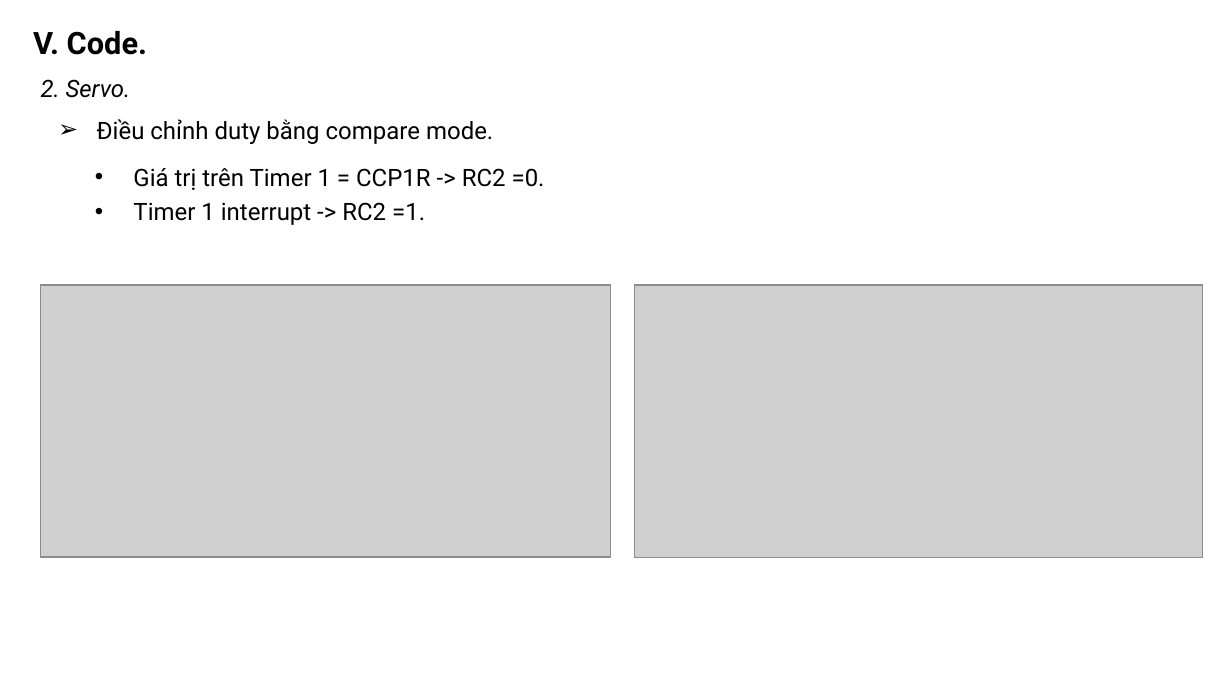
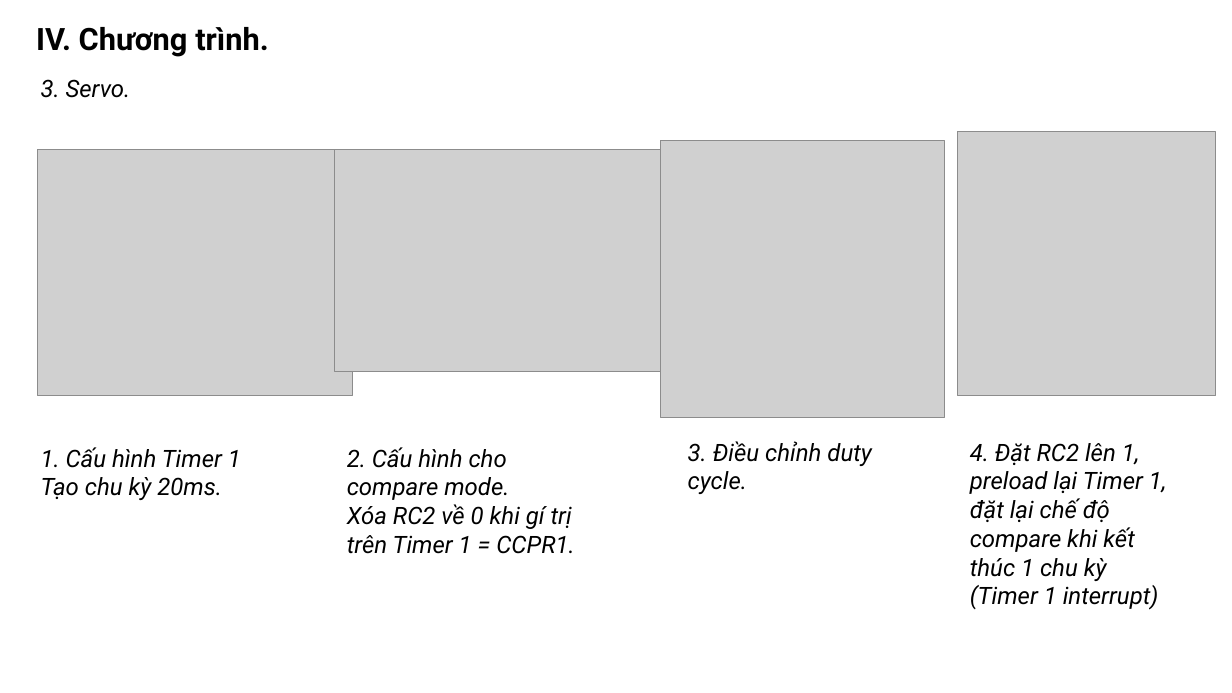
Before and after one commit to khanhnm08/HK_Egg_Incubator, a slide deck: slide 15 of Slide bao cao.pptx. Drawn at 1232x693 pixels with LibreOffice and Linux fonts; fonts in the diff are those of the drawing; grey boxes stand for pictures. Boxes give left, top, right and bottom in pixels: in the first picture for what was removed or moved away, otherwise in the second. Text is boxed around its words. In the diff, an @@ line names an element or a change of style, - is before the commit and + after.

```diff
--- a/Slide bao cao.pptx
+++ b/Slide bao cao.pptx
@@ text added at (x1=36, y1=27, x2=268, y2=57), 18 pt, text #000000, bold @@
+IV. Chương trình.
@@ text removed at (x1=33, y1=31, x2=147, y2=55) @@
-V. Code.
@@ text at (x1=41, y1=79, x2=131, y2=98): text changed @@
-2. Servo.
+3. Servo.
@@ text removed at (x1=97, y1=119, x2=493, y2=144) @@
-➢ Điều chỉnh duty bằng compare mode.
@@ picture added at (x1=38, y1=149, x2=352, y2=395) @@
@@ picture added at (x1=335, y1=149, x2=662, y2=371) @@
@@ picture added at (x1=660, y1=140, x2=945, y2=418) @@
@@ picture added at (x1=957, y1=132, x2=1216, y2=395) @@
@@ text removed at (x1=133, y1=168, x2=545, y2=225) @@
-• Giá trị trên Timer 1 = CCP1R -> RC2 =0.
-• Timer 1 interrupt -> RC2 =1.
@@ picture removed at (x1=41, y1=285, x2=610, y2=557) @@
@@ picture removed at (x1=634, y1=285, x2=1202, y2=557) @@
@@ text added at (x1=41, y1=447, x2=241, y2=500), 14 pt, text #000000, italic @@
+1. Cấu hình Timer 1
+Tạo chu kỳ 20ms.
@@ text added at (x1=347, y1=447, x2=575, y2=554), 14 pt, text #000000, italic @@
+2. Cấu hình cho compare mode.
+Xóa RC2 về 0 khi gí trị trên Timer 1 = CCPR1.
@@ text added at (x1=688, y1=441, x2=872, y2=494), 14 pt, text #000000, italic @@
+3. Điều chỉnh duty cycle.
@@ text added at (x1=970, y1=443, x2=1167, y2=610), 14 pt, text #000000, italic @@
+4. Đặt RC2 lên 1, preload lại Timer 1, đặt lại chế độ compare khi kết thúc 1 chu kỳ (Timer 1 interrupt)
```
Also in this commit, not shown: 5 other slides changed, 2 slides added, 2 slides removed, 15 other files.
